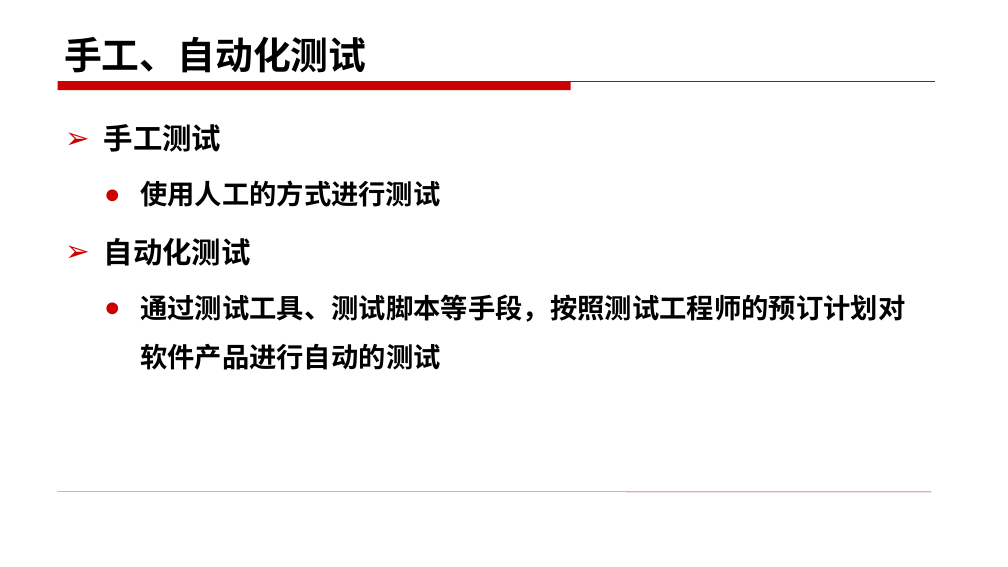
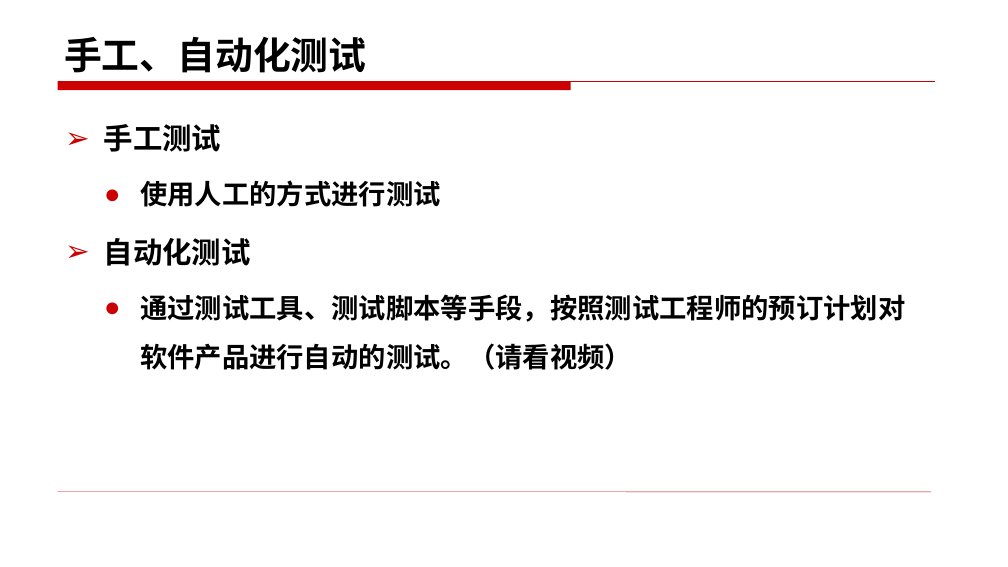
Before and after one commit to edu2act/course-foundation-software-tesing, a slide deck: slide 69 of materials/slides/1.1.pptx (slide 63 before the commit). Drawn at 1008x567 pixels with LibreOffice and Linux fonts; fonts in the diff are those of the drawing. Boxes give left, top, right and bottom in pixels: in the first picture for what was removed or moved away, otherwise in the second. Text is boxed around its words. In the diff, an @@ line names an element or a change of style, - is before the commit and + after.

```diff
--- a/materials/slides/1.1.pptx
+++ b/materials/slides/1.1.pptx
@@ text at bbox=[140, 294, 906, 370]: text changed @@
-  ● 通过测试工具、测试脚本等手段，按照测试工程师的预订计划对软件产品进行自动的测试
+  ● 通过测试工具、测试脚本等手段，按照测试工程师的预订计划对软件产品进行自动的测试。（请看视频）
```
Also in this commit, not shown: 10 other slides changed, 12 slides added, 6 slides removed, 18 other files.
